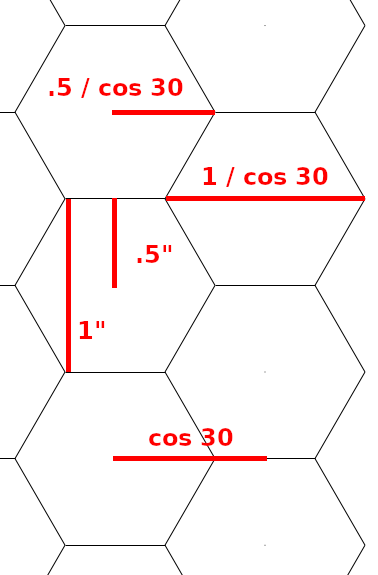
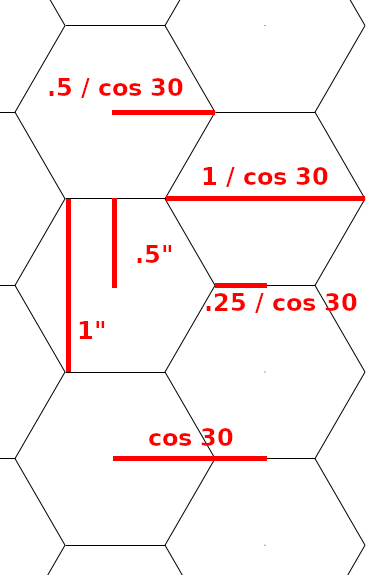
Revision of a layered (378, 575) image; what changed, layer by layer:
painted on "hexagonal (1).pdf" over [left=206, top=283, right=357, bottom=313]
